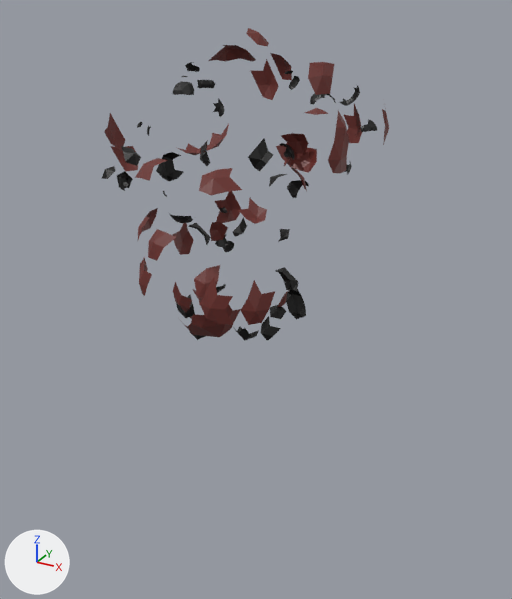
Renders of the glTF model public/models/azuki_unarmed_frames/explode/explode.f0014.glb from each side of a commit.
Before and after are seen from a 50 mm camera at (7.86, -13.3, 5.2) aimed at (0.33, 0.39, -1.65). The lights are fixed; the arrows at lower left show +X, +Y and +Z. Where no turn or scale is listed for an object, it has been applied to the vertices. Vertices at the same position are counted once.

Objects in the first picture: 'Body.001'.
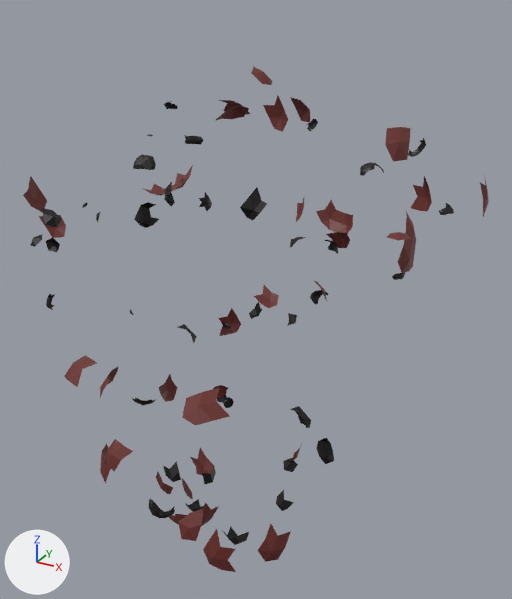
Boxes (x1, y1, x2, y2) around the edits, measured in the pictures (512 x 599 px; the box of a moved part takes in the faces that stretch with it):
'Body.001', reshaped (62% wider, 61% taller)
    before: (101, 28, 389, 341)
    after: (23, 66, 489, 572)
part 1 of me_bodysubnode_001, moved or reshaped
    before: (178, 124, 229, 155)
    after: (142, 165, 193, 196)
part 2 of me_bodysubnode_001, moved or reshaped
    before: (179, 304, 241, 337)
    after: (161, 503, 219, 526)
part 3 of me_bodysubnode_001, moved or reshaped
    before: (277, 290, 290, 308)
    after: (290, 443, 302, 462)
part 4 of me_bodysubnode_001, moved or reshaped
    before: (193, 289, 203, 306)
    after: (190, 447, 214, 476)
part 5 of me_bodysubnode_001, moved or reshaped
    before: (238, 198, 267, 224)
    after: (254, 285, 279, 308)
part 6 of me_bodysubnode_001, moved or reshaped
    before: (328, 111, 349, 173)
    after: (398, 212, 416, 273)
part 7 of me_bodysubnode_001, moved or reshaped
    before: (173, 282, 192, 313)
    after: (156, 472, 173, 494)
part 8 of me_bodysubnode_001, moved or reshaped
    before: (200, 277, 233, 325)
    after: (203, 529, 236, 572)
part 9 of me_bodysubnode_001, moved or reshaped
    before: (104, 113, 125, 151)
    after: (23, 176, 47, 212)
part 10 of me_bodysubnode_001, moved or reshaped (not visible before)
    after: (182, 478, 193, 500)
part 11 of me_bodysubnode_001, moved or reshaped
    before: (139, 258, 152, 296)
    after: (100, 444, 111, 484)
part 12 of me_bodysubnode_001, moved or reshaped
    before: (276, 143, 317, 173)
    after: (316, 200, 353, 234)
part 13 of me_bodysubnode_001, moved or reshaped
    before: (110, 146, 139, 171)
    after: (39, 215, 66, 238)
part 14 of me_bodysubnode_001, moved or reshaped
    before: (215, 191, 241, 223)
    after: (219, 308, 241, 336)
part 15 of me_bodysubnode_001, moved or reshaped (not visible before)
    after: (296, 198, 304, 222)
part 16 of me_bodysubnode_001, moved or reshaped
    before: (344, 104, 362, 143)
    after: (411, 176, 432, 212)
part 17 of me_bodysubnode_001, moved or reshaped
    before: (241, 280, 275, 325)
    after: (258, 524, 291, 562)
part 18 of me_bodysubnode_001, moved or reshaped
    before: (173, 223, 194, 255)
    after: (159, 374, 177, 402)
part 19 of me_bodysubnode_001, moved or reshaped
    before: (250, 59, 278, 100)
    after: (263, 96, 288, 132)
part 20 of me_bodysubnode_001, moved or reshaped
    before: (382, 104, 389, 145)
    after: (480, 174, 489, 217)
part 21 of me_bodysubnode_001, moved or reshaped
    before: (194, 265, 220, 297)
    after: (178, 509, 203, 541)
part 22 of me_bodysubnode_001, moved or reshaped
    before: (308, 62, 334, 95)
    after: (385, 127, 411, 161)
part 23 of me_bodysubnode_001, moved or reshaped
    before: (199, 168, 242, 195)
    after: (182, 388, 230, 425)
part 24 of me_bodysubnode_001, moved or reshaped
    before: (138, 208, 158, 239)
    after: (100, 367, 118, 398)

What changed in the scene script:
```text
Change me_bodysubnode_001:
    remove me_bodysubnode_001.from_pydata(...)  # 874 vertices, 878 faces; spans x -3.46..2.98, y -3.17..3.19, z -2.61..4.44
    add me_bodysubnode_001.from_pydata(...)  # 874 vertices, 878 faces; spans x -6.0..5.02, y -5.68..5.57, z -7.73..3.62
    me_bodysubnode_001 part 1: the loose piece of 15 vertices spanning x -1.29..-0.31, y -0.35..0.57, z 1.77..2.43 is moved by (-0.95, -0.1, -1.02)
    me_bodysubnode_001 part 2: the loose piece of 20 vertices spanning x -0.76..0.63, y -1.59..-0.68, z -2.19..-1.01 is moved by (-0.27, -0.68, -5.09)
    me_bodysubnode_001 part 3: the loose piece of 10 vertices spanning x 0.34..0.81, y 0.84..1.52, z -2.36..-1.56 is moved by (-0.09, 1.1, -5.35)
    me_bodysubnode_001 part 4: the loose piece of 10 vertices spanning x -0.97..-0.44, y -0.65..0.1, z -1.9..-1.33 is moved by (-0.18, -0.15, -4.79)
    me_bodysubnode_001 part 5: the loose piece of 9 vertices spanning x -1.22..-0.48, y 2.2..2.63, z -0.42..0.14 is moved by (-0.61, 1.95, -3.31)
    me_bodysubnode_001 part 6: the loose piece of 13 vertices spanning x 2.09..2.43, y -0.09..0.72, z 1.67..2.89 is moved by (1.48, 0.47, -2.07)
    me_bodysubnode_001 part 7: the loose piece of 8 vertices spanning x -0.81..-0.2, y -1.56..-1.31, z -1.51..-0.68 is moved by (-0.33, -0.63, -4.75)
    me_bodysubnode_001 part 8: the loose piece of 10 vertices spanning x 0.62..1.34, y -2.55..-2.36, z -0.93..0.03 is moved by (0.91, -1.55, -4.67)
    me_bodysubnode_001 part 9: the loose piece of 8 vertices spanning x -2.49..-2.25, y -1.44..-0.78, z 1.9..2.73 is moved by (-1.54, -1.03, -1.35)
    me_bodysubnode_001 part 10: the loose piece of 8 vertices spanning x -1.23..-0.83, y -0.76..-0.18, z -2.27..-1.67 is moved by (-0.41, 0.07, -5.46)
    me_bodysubnode_001 part 11: the loose piece of 14 vertices spanning x -1.88..-1.07, y -1.77..-0.87, z -1.19..-0.23 is moved by (-0.93, -0.87, -4.93)
    me_bodysubnode_001 part 12: the loose piece of 13 vertices spanning x -0.37..0.76, y 2.6..2.97, z 1.0..1.88 is moved by (0.27, 2.04, -2.2)
    me_bodysubnode_001 part 13: the loose piece of 8 vertices spanning x -3.46..-2.96, y 0.02..0.54, z 1.12..1.71 is moved by (-2.53, -0.14, -2.08)
    me_bodysubnode_001 part 14: the loose piece of 10 vertices spanning x -1.82..-1.28, y 2.03..2.53, z -0.54..0.42 is moved by (-0.99, 1.63, -4.28)
    me_bodysubnode_001 part 15: the loose piece of 8 vertices spanning x -0.34..0.08, y 2.64..3.19, z 1.0..1.83 is moved by (-0.76, 2.38, -2.24)
    me_bodysubnode_001 part 16: the loose piece of 10 vertices spanning x 1.45..2.09, y 2.22..2.58, z 1.85..2.81 is moved by (1.32, 1.66, -1.88)
    me_bodysubnode_001 part 17: the loose piece of 9 vertices spanning x 1.32..1.85, y -2.06..-1.56, z -1.08..-0.12 is moved by (1.03, -1.15, -4.82)
    me_bodysubnode_001 part 18: the loose piece of 9 vertices spanning x -1.86..-1.68, y 0.09..0.8, z -0.94..0.02 is moved by (-0.91, 0.25, -4.68)
    me_bodysubnode_001 part 19: the loose piece of 9 vertices spanning x -0.89..-0.17, y 2.32..2.51, z 2.7..3.66 is moved by (-0.46, 1.51, -1.04)
    me_bodysubnode_001 part 20: the loose piece of 9 vertices spanning x 2.67..2.98, y 1.11..1.77, z 2.13..3.09 is moved by (2.03, 1.11, -1.61)
    me_bodysubnode_001 part 21: the loose piece of 7 vertices spanning x 0.41..0.89, y -2.43..-2.01, z -0.47..0.13 is moved by (0.4, -1.51, -4.83)
    me_bodysubnode_001 part 22: the loose piece of 8 vertices spanning x 2.06..2.46, y -0.87..-0.2, z 3.38..3.93 is moved by (1.64, -0.2, -1.03)
    me_bodysubnode_001 part 23: the loose piece of 9 vertices spanning x 0.96..1.7, y -3.03..-2.35, z 1.86..2.22 is moved by (1.1, -2.35, -3.05)
    me_bodysubnode_001 part 24: the loose piece of 12 vertices spanning x -2.34..-1.79, y -0.9..0.03, z -0.2..0.4 is moved by (-1.44, -0.23, -4.56)
    me_bodysubnode_001 part 25: 628 of 874 vertices moved; they spanned x -3.46..2.37, y -3.17..2.99, z -2.61..4.44 and now span x -6.0..3.99, y -5.68..5.19, z -7.72..3.62; mean shift (-0.18, 0.3, -2.9); largest move (0.62, 1.08, -1.98) -> (0.53, 2.19, -7.32)
```
